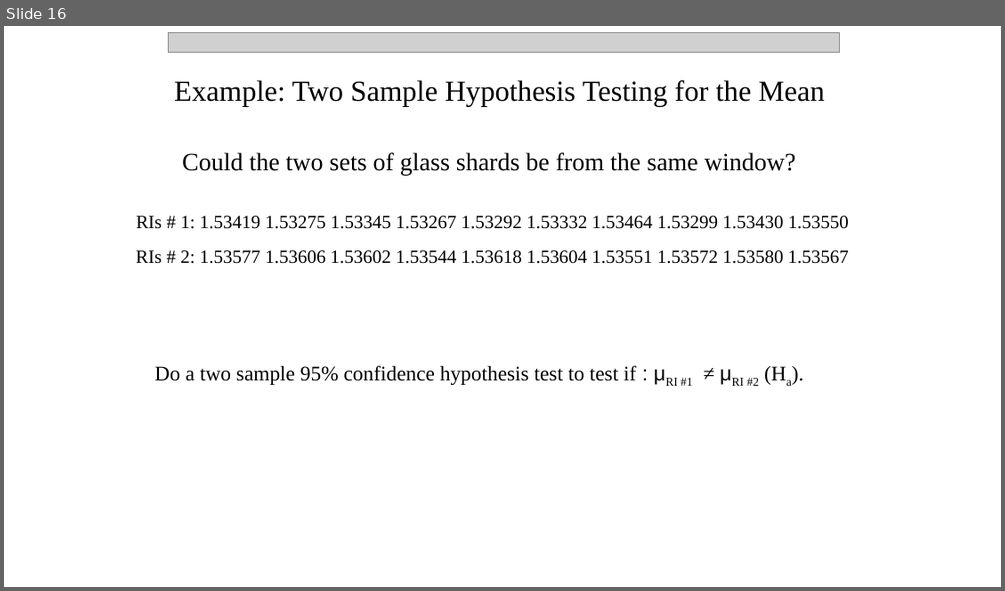
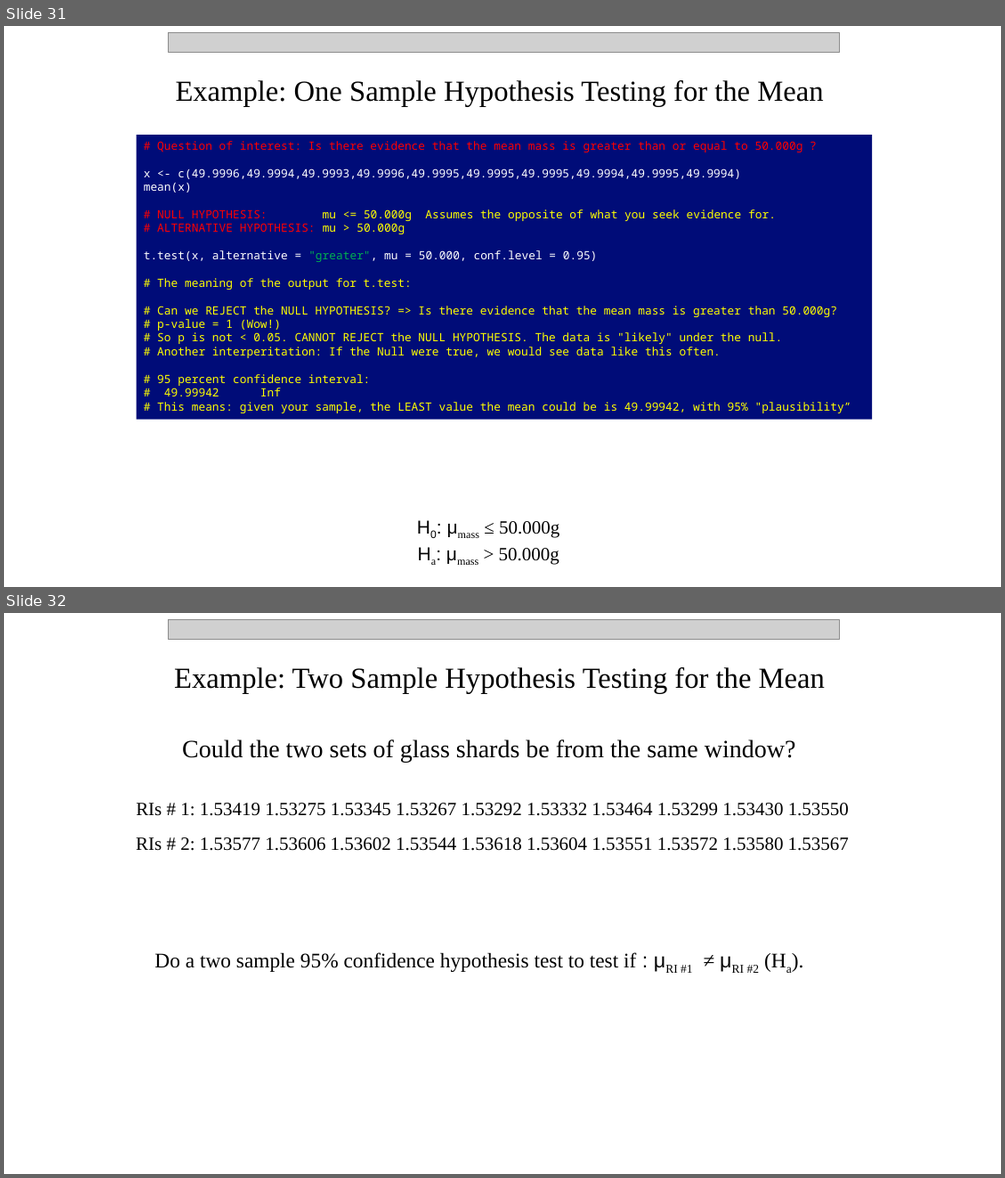
Before and after one commit to npetraco/workshop21, a slide deck: notes/day_2.pptx. Shown one above the other, each under a label of ours: slide 16 before the commit, slides 31 and 32 after it. The pictures are 1005x591 and 1005x1178 pixels, drawn with LibreOffice and Linux fonts; fonts in the diff are those of the drawing; grey boxes stand for pictures. Boxes give left, top, right and bottom in pixels: in the first picture for what was removed or moved away, otherwise in the second. Text is boxed around its words. In the diff, an @@ line names an element or a change of style, - is before the commit and + after.

```diff
--- a/notes/day_2.pptx
+++ b/notes/day_2.pptx
@@ slide 31 added at (x1=4, y1=26, x2=1001, y2=587), background #FFFFFF @@
@@ picture added at (x1=169, y1=32, x2=840, y2=52) @@
@@ text added at (x1=176, y1=80, x2=823, y2=106), 28 pt, text #000000 @@
+Example: One Sample Hypothesis Testing for the Mean
@@ rectangle added at (x1=137, y1=135, x2=872, y2=419), fill #000C78, 11 pt, text #FFFF00 @@
+# Question of interest: Is there evidence that the mean mass is greater than or equal to 50.000g ?
+x <- c(49.9996,49.9994,49.9993,49.9996,49.9995,49.9995,49.9995,49.9994,49.9995,49.9994)
+mean(x)
+# NULL HYPOTHESIS: mu <= 50.000g Assumes the opposite of what you seek evidence for.
+# ALTERNATIVE HYPOTHESIS: mu > 50.000g
+t.test(x, alternative = "greater", mu = 50.000, conf.level = 0.95)
+# The meaning of the output for t.test:
+# Can we REJECT the NULL HYPOTHESIS? => Is there evidence that the mean mass is greater than 50.000g?
+# p-value = 1 (Wow!)
+# So p is not < 0.05. CANNOT REJECT the NULL HYPOTHESIS. The data is "likely" under the null.
+# Another interperitation: If the Null were true, we would see data like this often.
+# 95 percent confidence interval:
+# 49.99942 Inf
+# This means: given your sample, the LEAST value the mean could be is 49.99942, with 95% "plausibility”
@@ text added at (x1=499, y1=521, x2=559, y2=538), 18 pt, text #000000 @@
+Η0: μmass ≤ 50.000g
@@ text added at (x1=499, y1=548, x2=559, y2=564), 18 pt, text #000000 @@
+Ηa: μmass > 50.000g
@@ what was slide 16 is now slide 32 @@
```
Also in this commit, not shown: 2 slides changed, 15 other slides added, 1 other file.
